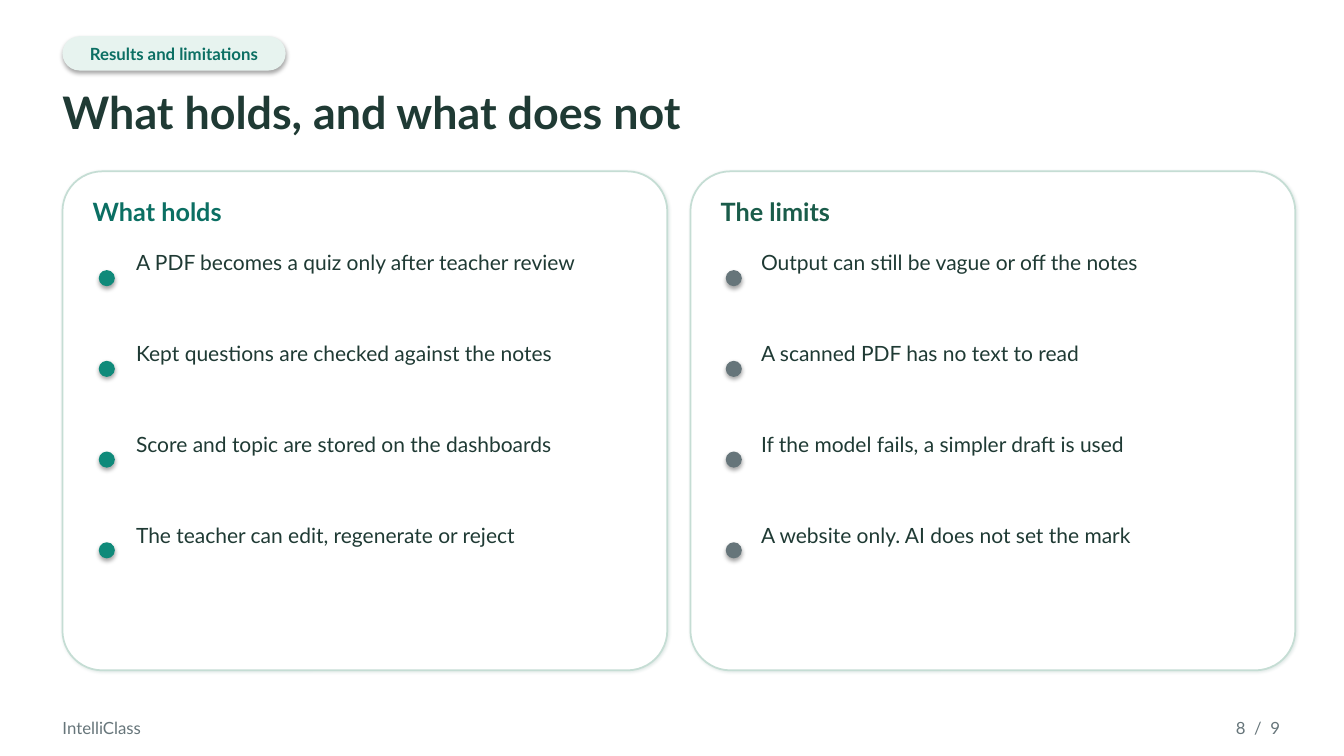
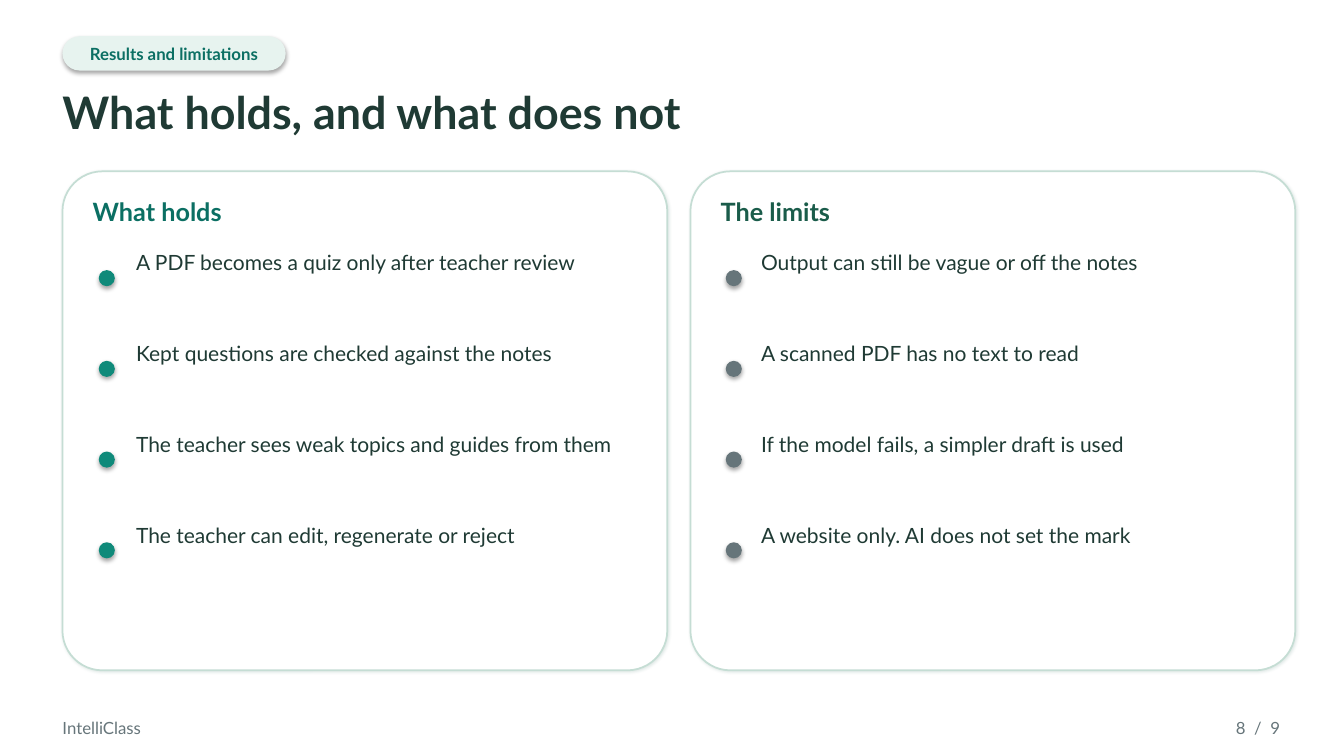
Before and after one commit to AMOTau/IntelliClass, a slide deck: slide 8 of docs/ISJ107V-Assignment2/IntelliClass_Presentation.pptx. Drawn at 1344x756 pixels with LibreOffice and Linux fonts; fonts in the diff are those of the drawing; background and template pictures are left out. Boxes give left, top, right and bottom in pixels: in the first picture for what was removed or moved away, otherwise in the second. Text is boxed around its words. In the diff, an @@ line names an element or a change of style, - is before the commit and + after.

```diff
--- a/docs/ISJ107V-Assignment2/IntelliClass_Presentation.pptx
+++ b/docs/ISJ107V-Assignment2/IntelliClass_Presentation.pptx
@@ text at (136, 436, 612, 456): text changed @@
-Score and topic are stored on the dashboards
+The teacher sees weak topics and guides from them
```
Also in this commit, not shown: 3 other slides changed, 18 other files.
